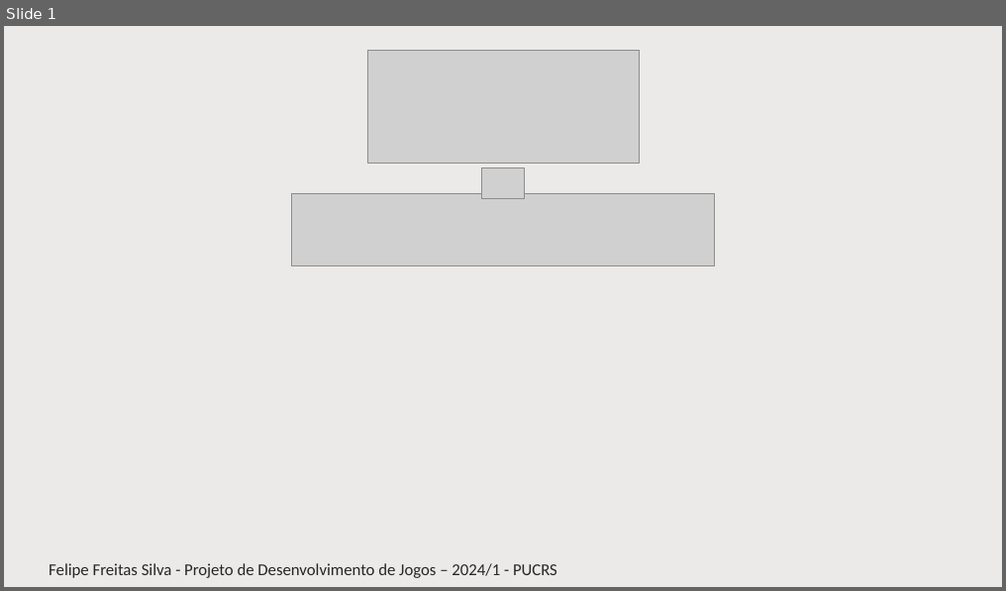
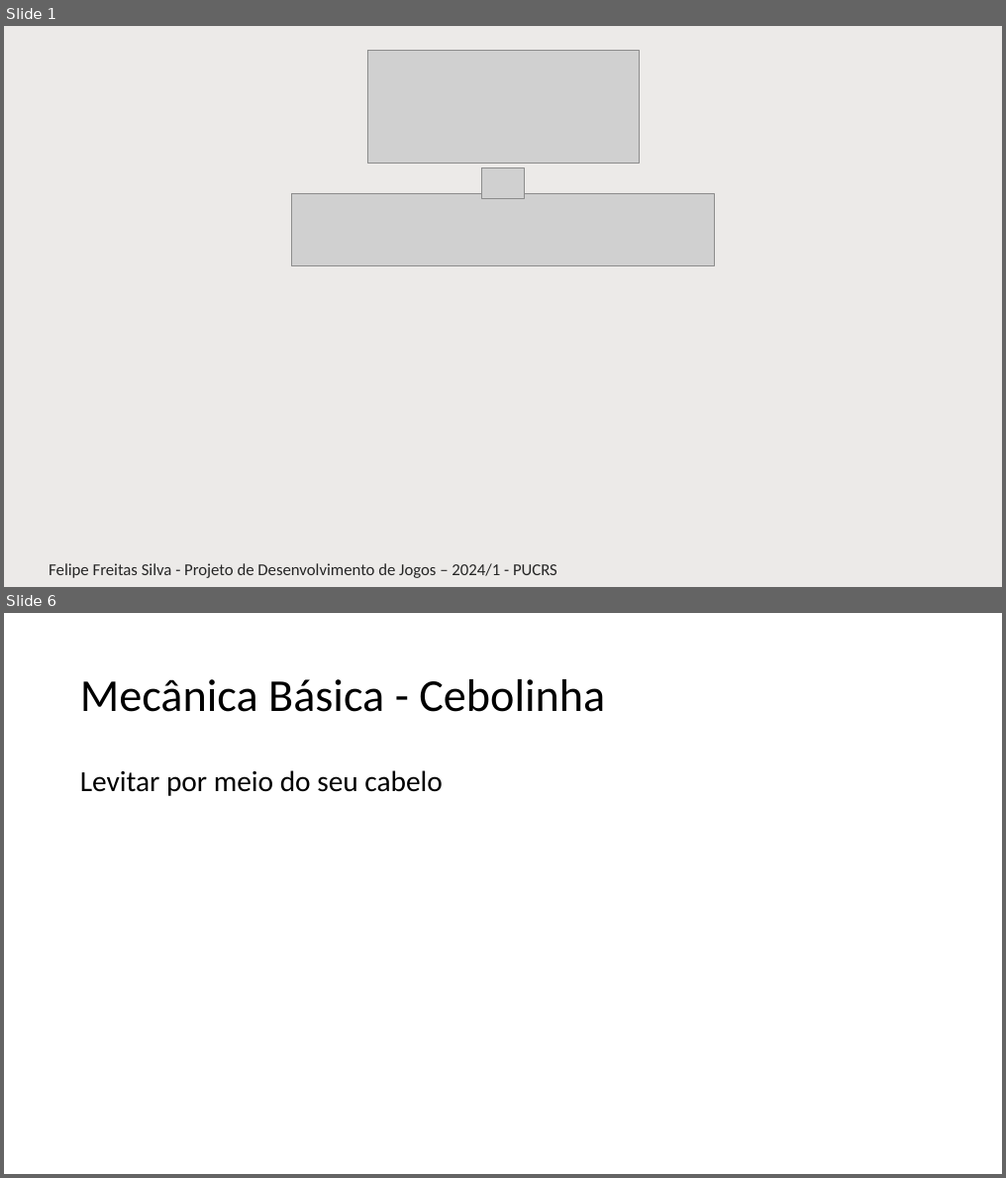
Before and after one commit to EngenhariaSoftwarePUCRS/Projeto_de_Desenvolvimento_de_Jogos, a slide deck: Trabalho/Parte1_Pitch/Pitch__Fuga_dos_Pets__Felipe_Freitas_Silva.pptx. Shown one above the other, each under a label of ours: slide 1 before the commit, slides 1 and 6 after it; the slides between them are not shown. The pictures are 1006x591 and 1006x1178 pixels, drawn with LibreOffice and Linux fonts; fonts in the diff are those of the drawing; grey boxes stand for pictures; background and template pictures are left out. Boxes give left, top, right and bottom in pixels: in the first picture for what was removed or moved away, otherwise in the second. Text is boxed around its words. In the diff, an @@ line names an element or a change of style, - is before the commit and + after.

```diff
--- a/Trabalho/Parte1_Pitch/Pitch__Fuga_dos_Pets__Felipe_Freitas_Silva.pptx
+++ b/Trabalho/Parte1_Pitch/Pitch__Fuga_dos_Pets__Felipe_Freitas_Silva.pptx
@@ slide 6 added at [4, 613, 1002, 1174], background #FFFFFF @@
@@ title added at [80, 679, 605, 712], 44 pt, text #000000 @@
+Mecânica Básica - Cebolinha
@@ text added at [80, 770, 443, 796], 28 pt, text #000000 @@
+Levitar por meio do seu cabelo
```
Also in this commit, not shown: 18 other slides added.
